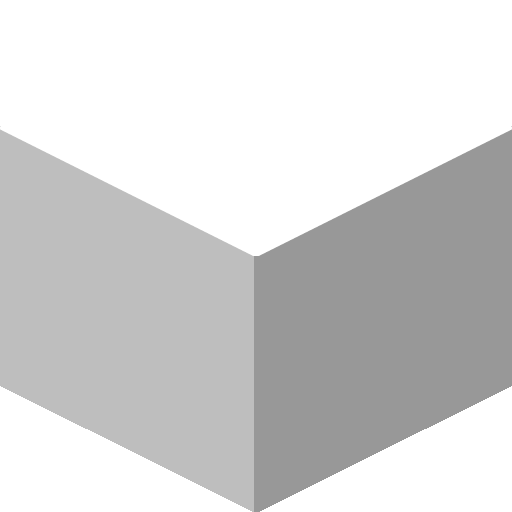
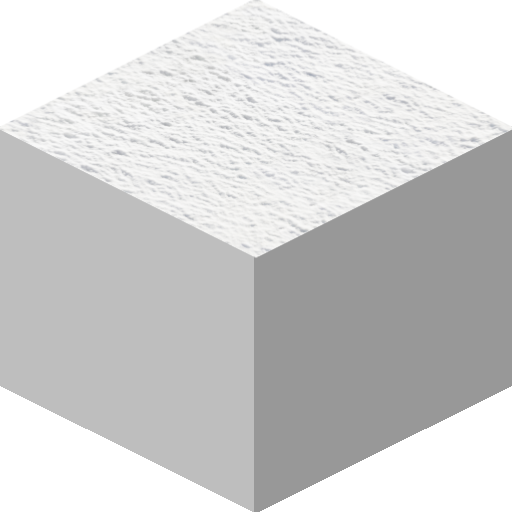
Before/after of a 512px x 512px layered artwork. What changed in the layer stack:
added layer "TexturesCom_Snow0158_3_seamless_S.jpg copy" above "Top_Border" over (x1=0, y1=0, x2=512, y2=258)
